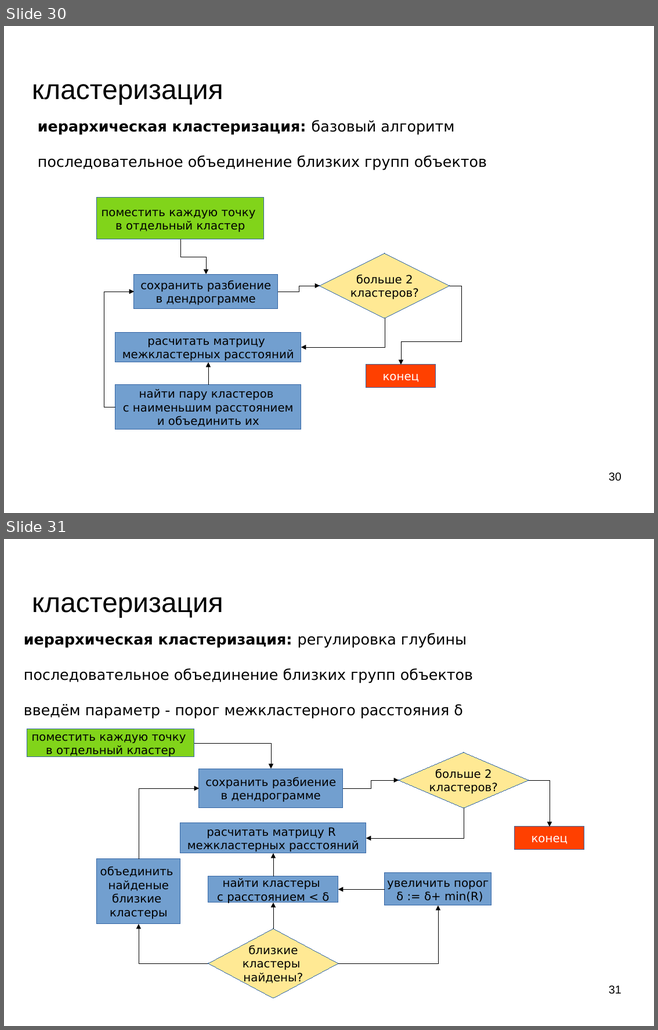
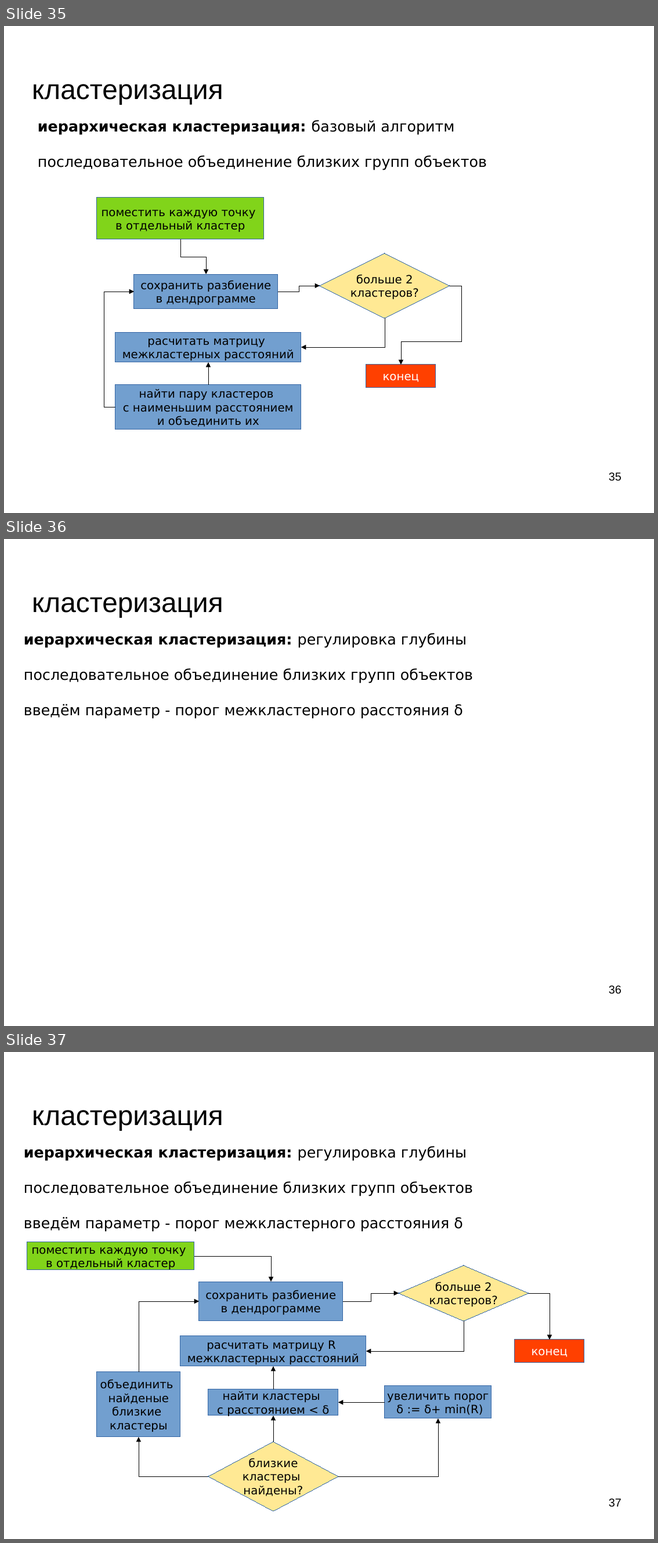
Before and after one commit to mechanoid5/ml_lectorium_legacy, a slide deck: 07-cluster.odp. Shown one above the other, each under a label of ours: slides 30 and 31 before the commit, slides 35, 36 and 37 after it. The pictures are 658x1030 and 658x1543 pixels, drawn with LibreOffice and Linux fonts; fonts in the diff are those of the drawing; background and template pictures are left out. Boxes give left, top, right and bottom in pixels: in the first picture for what was removed or moved away, otherwise in the second. Text is boxed around its words. In the diff, an @@ line names an element or a change of style, - is before the commit and + after.

```diff
--- a/07-cluster.odp
+++ b/07-cluster.odp
@@ slide 36 added at box(4, 539, 654, 1026), background picture (left out) @@
@@ title added at box(32, 597, 223, 617), 33.9 pt, text #000000 @@
+кластеризация
@@ text added at box(24, 633, 473, 719), 18 pt, text #000000 @@
+иерархическая кластеризация: регулировка глубины
+последовательное объединение близких групп объектов
+введём параметр - порог межкластерного расстояния δ
@@ page number added at box(608, 986, 621, 994), 14 pt, text #000000 @@
+36
@@ what was slide 30 is now slide 35 @@
@@ page number at box(608, 473, 621, 481): text changed @@
-30
+35
@@ what was slide 31 is now slide 37 @@
@@ page number at box(608, 1499, 621, 1507): text changed @@
-31
+37
```
Also in this commit, not shown: 2 slides changed, 4 other slides added, 3 other files.
